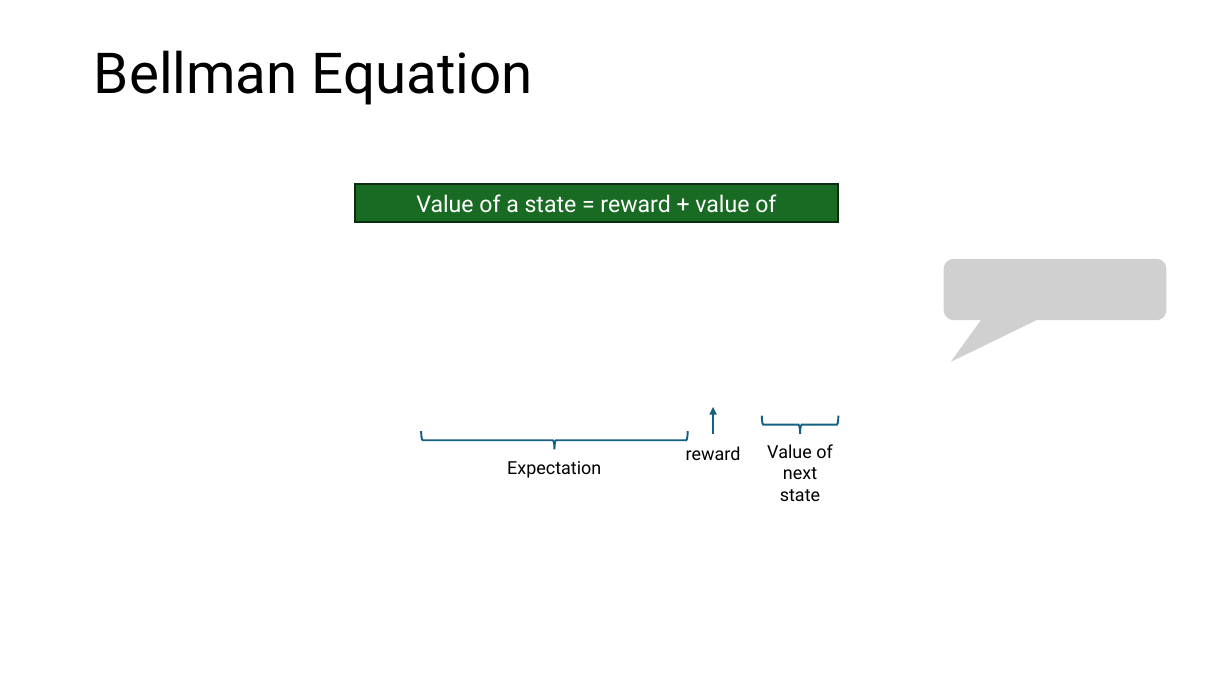
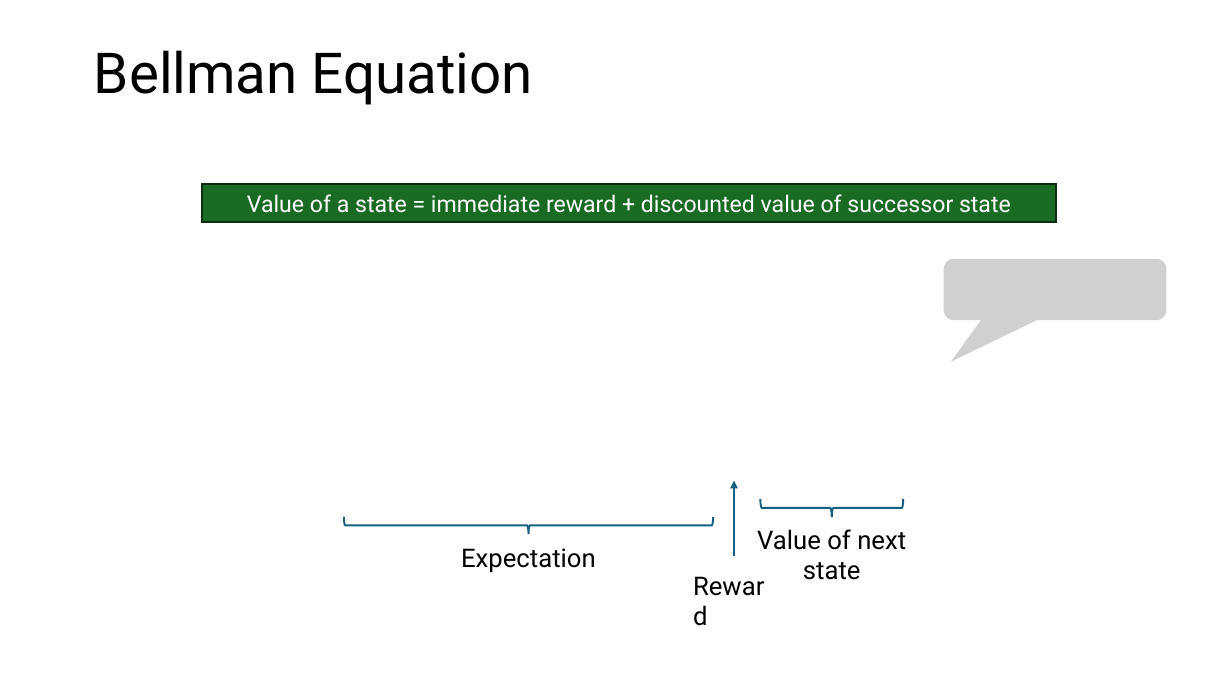
Before and after one commit to mhahsler/Introduction_to_Reinforcement_Learning, a slide deck: slide 19 of slides/Lecture_Chapter03.pptx. Drawn at 1232x693 pixels with LibreOffice and Linux fonts; fonts in the diff are those of the drawing; grey boxes stand for pictures. Boxes give left, top, right and bottom in pixels: in the first picture for what was removed or moved away, otherwise in the second. Text is boxed around its words. In the diff, an @@ line names an element or a change of style, - is before the commit and + after.

```diff
--- a/slides/Lecture_Chapter03.pptx
+++ b/slides/Lecture_Chapter03.pptx
@@ rectangle "Value of a state = ...": place and size @@
-rectangle "Value of a state = ..." at bbox=[355, 185, 838, 222]
+rectangle "Value of a state = ..." at bbox=[202, 185, 1056, 222]
@@ text in rectangle at bbox=[247, 194, 1011, 213]: text changed @@
-Value of a state = reward + value of successor
+Value of a state = immediate reward + discounted value of successor state
@@ text at bbox=[686, 446, 741, 460]: text changed; size 14 to 20 pt @@
-reward
+Reward
@@ arrow moved from (714, 434) - (714, 407) to (734, 555) - (734, 481) @@
@@ right brace: place and size @@
-right brace at bbox=[762, 415, 839, 434]
+right brace at bbox=[760, 499, 903, 517]
@@ right brace: place and size @@
-right brace at bbox=[421, 431, 688, 450]
+right brace at bbox=[344, 517, 714, 535]
@@ text "Expectation": place and size @@
-text "Expectation" at bbox=[507, 461, 601, 478]
+text "Expectation" at bbox=[461, 548, 596, 573]
@@ text "Expectation" at bbox=[461, 548, 596, 573]: size 14 to 20 pt @@
@@ text "Value of next state" at bbox=[757, 529, 906, 580]: size 14 to 20 pt @@
@@ text "Value of next state": place and size @@
-text "Value of next state" at bbox=[767, 444, 833, 501]
+text "Value of next state" at bbox=[757, 529, 906, 580]
```
Also in this commit, not shown: 13 other slides changed, 1 slide added, 3 other files.
